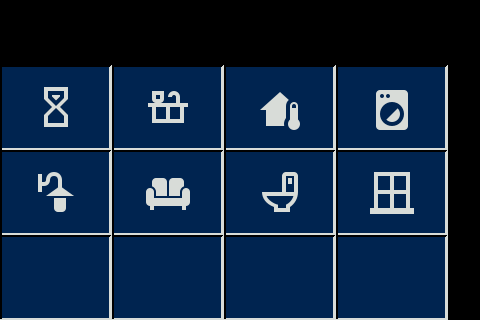
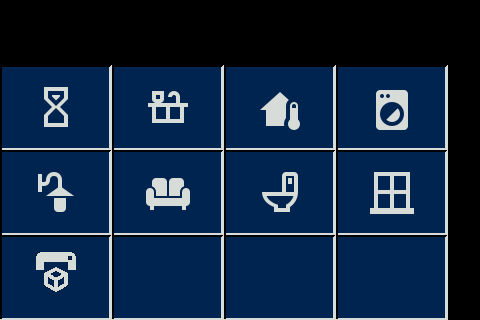
Layered file, before and after one edit (w=480, h=320). Changes by layer:
painted on "Baggrund" over 36, 252, 76, 292
